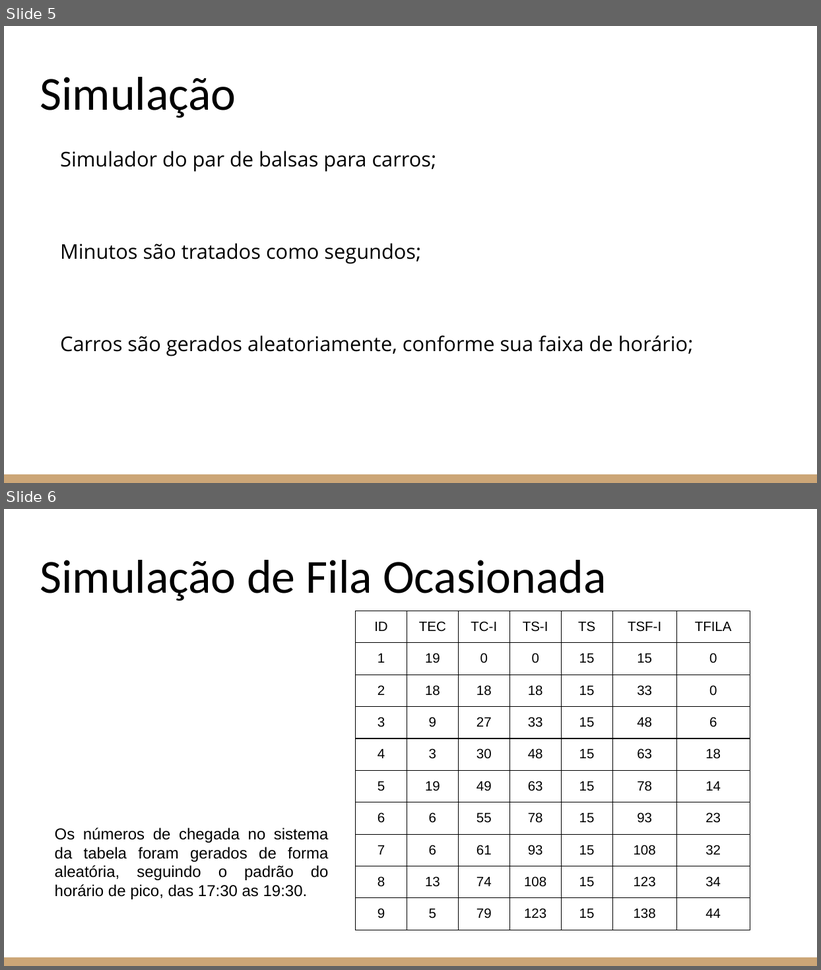
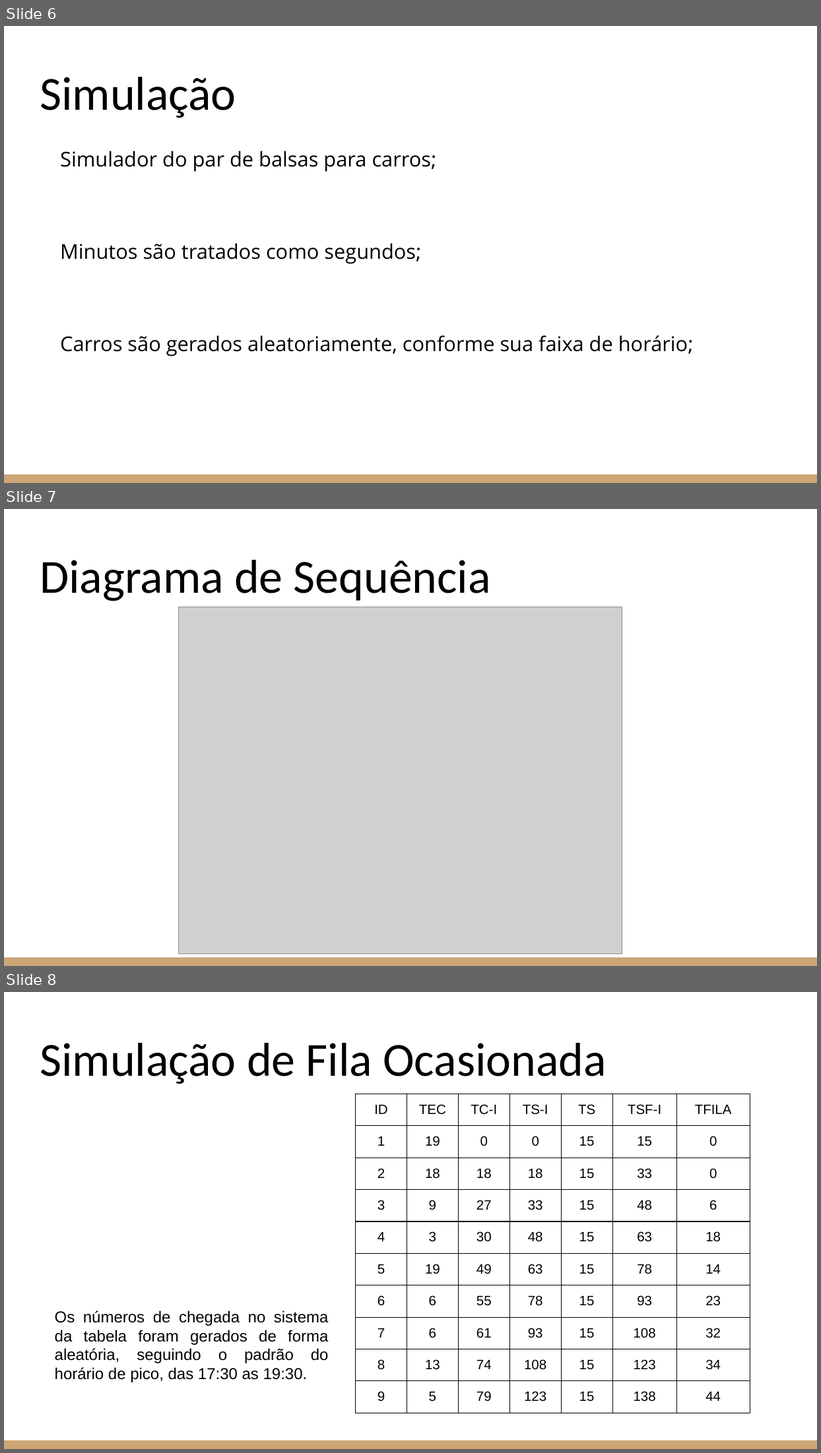
Before and after one commit to PatoCinza/Simulacao-ferry-boat, a slide deck: ESTUDO PARA REDUÇÃO DE FILAS NO FERRY BOAT.pptx. Shown one above the other, each under a label of ours: slides 5 and 6 before the commit, slides 6, 7 and 8 after it. The pictures are 821x970 and 821x1453 pixels, drawn with LibreOffice and Linux fonts; fonts in the diff are those of the drawing; grey boxes stand for pictures. Boxes give left, top, right and bottom in pixels: in the first picture for what was removed or moved away, otherwise in the second. Text is boxed around its words. In the diff, an @@ line names an element or a change of style, - is before the commit and + after.

```diff
--- a/ESTUDO PARA REDUÇÃO DE FILAS NO FERRY BOAT.pptx
+++ b/ESTUDO PARA REDUÇÃO DE FILAS NO FERRY BOAT.pptx
@@ slide 7 added at (x1=4, y1=509, x2=817, y2=966), background #FFFFFF; not listed: 1 template element that a slide beside it also shows @@
@@ title added at (x1=40, y1=560, x2=491, y2=601), 42 pt, text #000000 @@
+Diagrama de Sequência
@@ picture added at (x1=178, y1=607, x2=622, y2=954) @@
@@ what was slide 5 is now slide 6 @@
@@ what was slide 6 is now slide 8 @@
```
Also in this commit, not shown: 2 slides changed, 1 other slide added.
